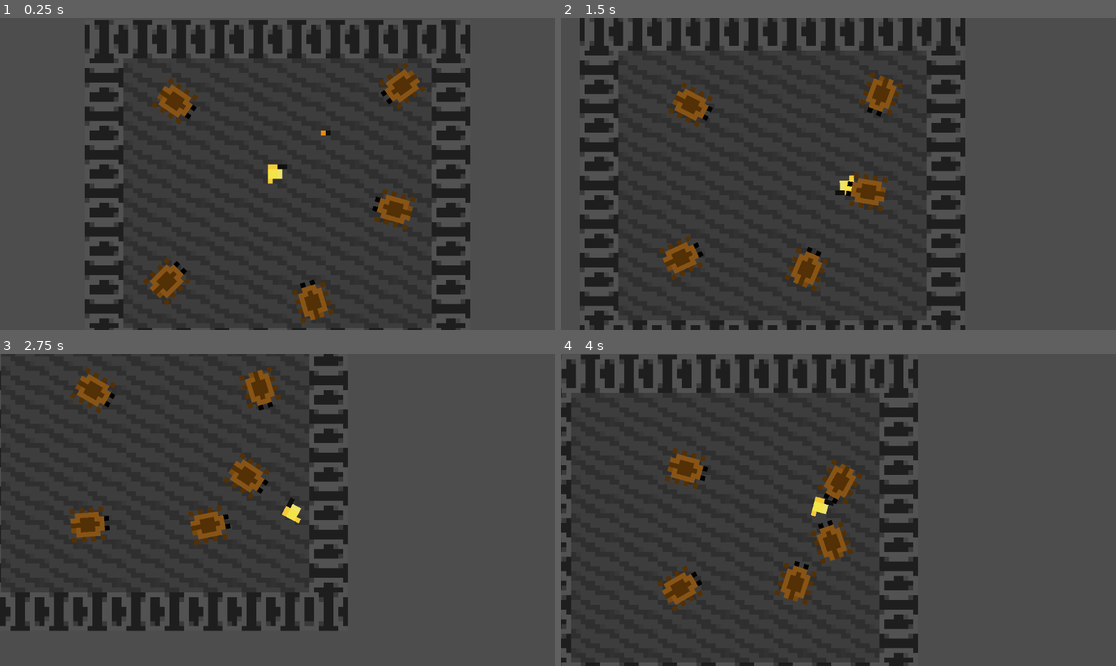
Above: before the commit, frames 1-4 (two rows, left to right).
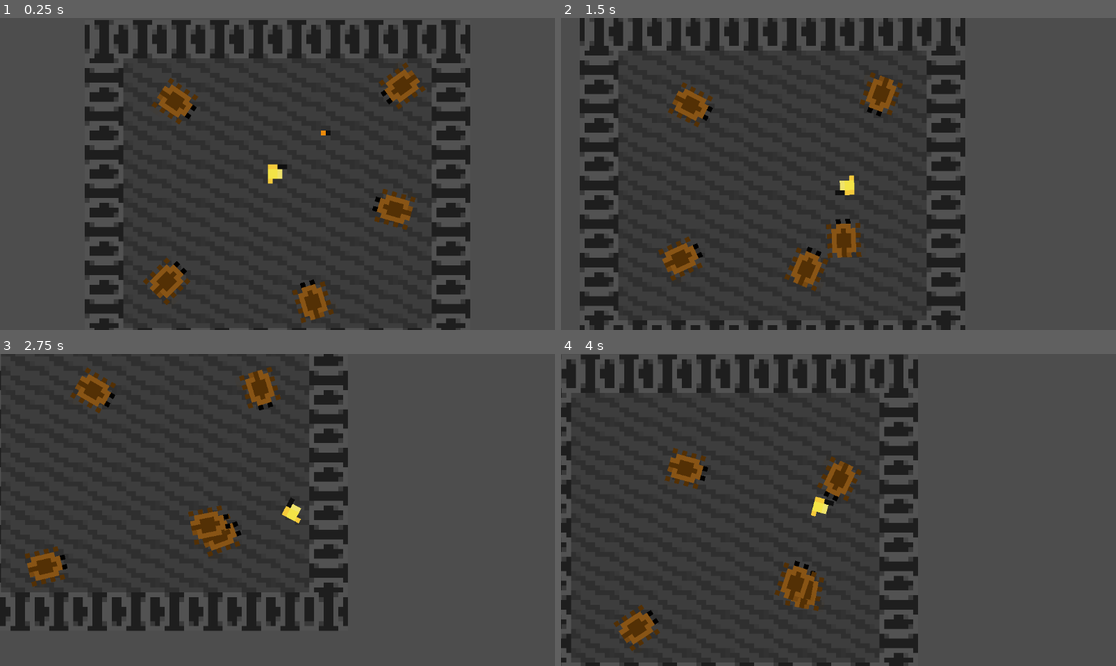
Above: after the commit, the same moments.

Repository: Jastcher/Bugdeon
Game: Godot game, scene res://scenes/game.tscn
Two runs of this game, one before a commit and one after it. Both use one fixed random seed, a clock stepped at 60 frames per second and the inputs below.
Inputs (mouse positions are in pixels of both pictures, inside the frame that each line leads up to):
- Up to frame 1 (0.25 s): no input
- Up to frame 2 (1.5 s): move the mouse to (960, 158) at 0.52 s; hold D (right) 0.53-1.28 s; click (960, 158) at 0.67 s; move the mouse to (727, 189) at 1.27 s; hold S (down) from 1.28 s (still down)
- Up to frame 3 (2.75 s): move the mouse to (333, 441) at 2.02 s; release S (down) at 2.03 s; hold D (right) from 2.03 s (still down)
- Up to frame 4 (4 s): move the mouse to (810, 572) at 2.77 s; release D (right) at 2.78 s; hold W (up) 2.78-3.53 s; click (810, 572) at 2.92 s; move the mouse to (1005, 556) at 3.52 s; hold A (left) from 3.53 s (still down)

The runs differ from the first frame. In frame 1, less than 0.1% of the frame differs, in the area x 52-61%, y 83-98%; in frame 2, 1.3%; in frame 3, 2.0%; in frame 4, 2.3%, in the area x 9-55%, y 32-96%.

Commit message:
fixed bug collisions and player detection

Diff:
--- a/scenes/bug.tscn
+++ b/scenes/bug.tscn
@@ -6,9 +6,12 @@
 [sub_resource type="RectangleShape2D" id="RectangleShape2D_sp1hu"]
 size = Vector2(8, 7)
 
+[sub_resource type="CircleShape2D" id="CircleShape2D_sp1hu"]
+radius = 7.0
+
 [node name="bug" type="RigidBody2D"]
 collision_layer = 2
-collision_mask = 3
+collision_mask = 7
 script = ExtResource("1_sp1hu")
 
 [node name="CollisionShape2D" type="CollisionShape2D" parent="."]
@@ -19,4 +22,11 @@
 texture = ExtResource("1_f31lg")
 flip_h = true
 
+[node name="Area2D" type="Area2D" parent="."]
+
+[node name="CollisionShape2D" type="CollisionShape2D" parent="Area2D"]
+shape = SubResource("CircleShape2D_sp1hu")
+
 [connection signal="body_entered" from="." to="." method="_on_body_entered"]
+[connection signal="area_entered" from="Area2D" to="." method="_on_area_2d_area_entered"]
+[connection signal="body_entered" from="Area2D" to="." method="_on_area_2d_body_entered"]
--- a/scripts/bug.gd
+++ b/scripts/bug.gd
@@ -9,6 +9,8 @@
 
 # Called when the node enters the scene tree for the first time.
 func _ready() -> void:
+	max_contacts_reported = 1
+	contact_monitor = true
 	pass # Replace with function body.
 
 # Called every frame. 'delta' is the elapsed time since the previous frame.
@@ -19,8 +21,13 @@
 	var angle = get_angle_to(player.position)
 	rotate(angle)
 
-	position.x += cos(rotation) * SPEED * delta
-	position.y += sin(rotation) * SPEED * delta
+	var newPos = Vector2.ZERO
+	newPos.x += cos(rotation) * SPEED * delta
+	newPos.y += sin(rotation) * SPEED * delta
+
+	#position += newPos
+
+	move_and_collide(newPos)
 
 func DealDamage(amount: int):
 	#print("damage dealt to: ", name)
@@ -31,5 +38,5 @@
 func Die():
 	queue_free()
 
-func _on_body_entered(body: Node2D) -> void:
-	print("bug detects ", body.name)
+func _on_area_2d_body_entered(body: Node2D) -> void:
+	print("Detected ", body.name)
Not shown: 1 places in scenes/bug.tscn that only renumber resources
